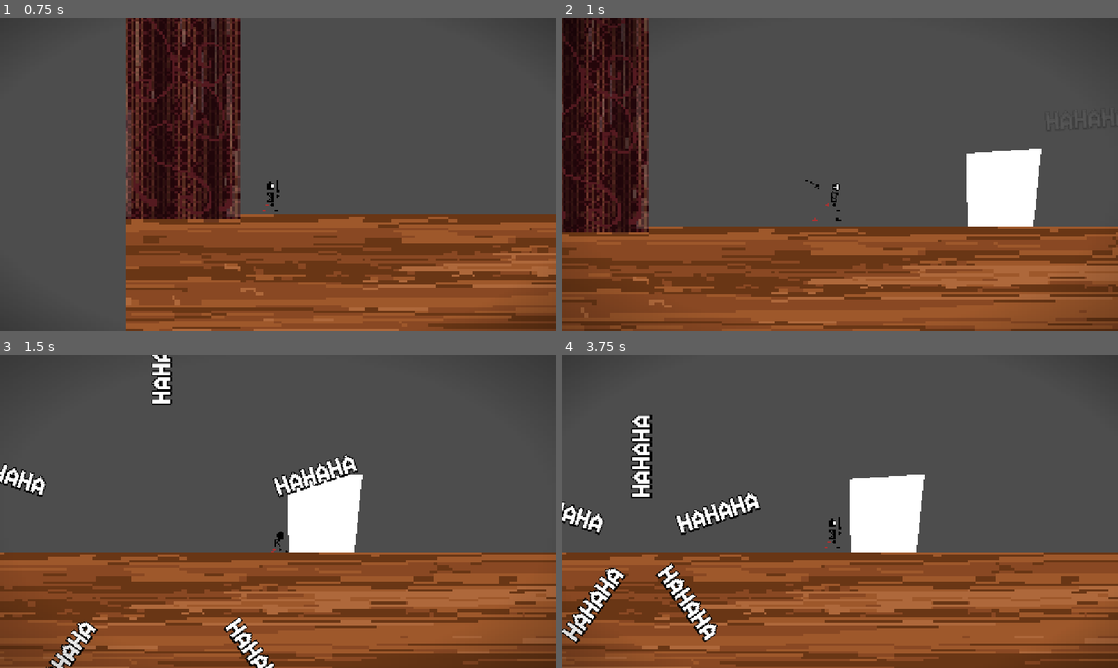
Above: before the commit, frames 1-4 (two rows, left to right).
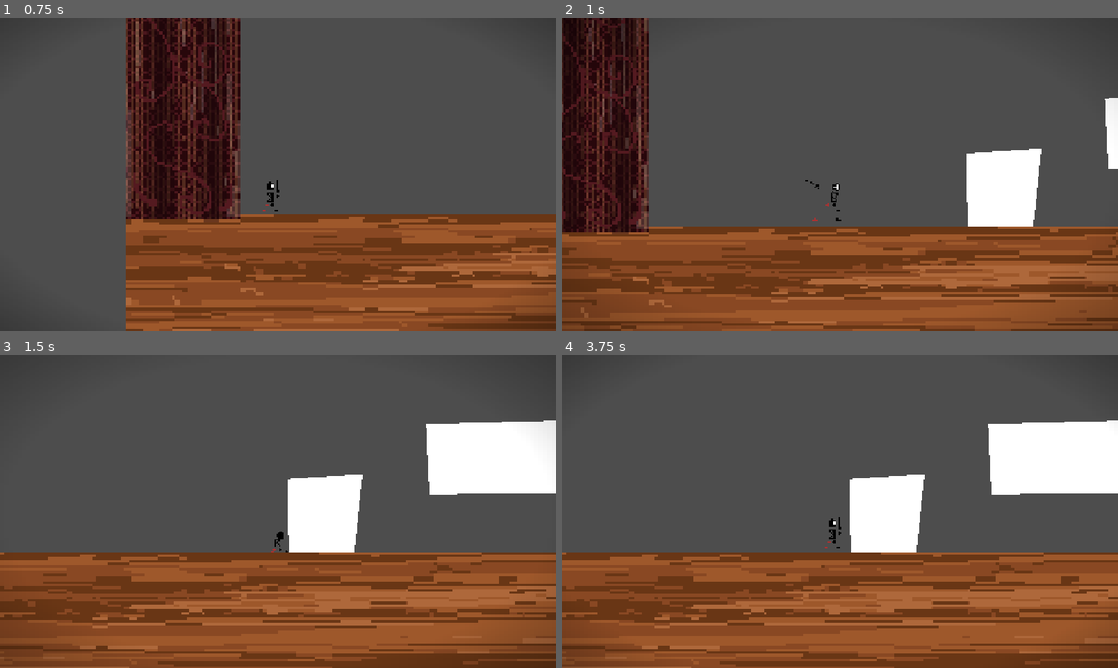
Above: after the commit, the same moments.

Repository: Jeremy-81/GamaBanda
Game: Godot game, scene res://scenes/levels/backstage_1/backstage_1.tscn
Two runs of this game, one before a commit and one after it. Both use one fixed random seed, a clock stepped at 60 frames per second and the inputs below. This scene is started directly instead of the project's main scene. The engine's default icon, where the game draws it, is replaced by a stand-in: a white triangle on a blue panel in a dark square.
Inputs (mouse positions are in pixels of both pictures, inside the frame that each line leads up to):
- Up to frame 1 (0.75 s): move the mouse to (400, 158) at 0.52 s; hold D (go_right) from 0.53 s (still down); click (400, 158) at 0.6 s
- Up to frame 2 (1 s): keep holding D (go_right); tap Space (jump) at 0.77 s; tap Shift (dash) at 0.8 s
- Up to frame 3 (1.5 s): keep holding D (go_right); move the mouse to (166, 527) at 1.27 s; tap Shift (dash) at 1.35 s
- Up to frame 4 (3.75 s): tap Space (jump) at 1.52, 3.02 s; click (728, 527) at 1.55 s; move the mouse to (895, 442) at 2.02 s; release D (go_right) at 2.03 s; hold A (go_left) 2.03-2.78 s; click (895, 442) at 2.1 s; tap Shift (dash) at 2.3, 2.85 s; move the mouse to (812, 574) at 2.77 s; hold D (go_right) from 2.78 s (still down); click (812, 574) at 3.05 s; move the mouse to (1006, 558) at 3.52 s; click (1006, 558) at 3.6 s

Frame 1 is identical in both runs. In frame 2, 0.5% of the frame differs, in the area x 97-100%, y 25-49%; in frame 3, 8.0%; in frame 4, 9.0%, in the area x 0-100%, y 18-93%.

Commit message:
Added small dash tutorial

Diff:
--- a/scenes/levels/backstage_1/backstage_1.gd
+++ b/scenes/levels/backstage_1/backstage_1.gd
@@ -1,4 +1,9 @@
 extends Node
+
+enum TUTORIAL_TYPE {NONE, DASH};
+
+var current_tutorial : TUTORIAL_TYPE = TUTORIAL_TYPE.NONE;
+var dash_tween : Tween = null;
 
 func _ready():
 	$Player/CameraTransform.remote_path = $Camera2D.get_path();
@@ -12,22 +17,65 @@
 		pass;
 	pass;
 
+func _process(_delta):
+	if current_tutorial == TUTORIAL_TYPE.DASH:
+		if Input.is_action_just_pressed("dash"):
+			end_dash_tutorial();
+	pass;
+
 func _laught_circle_attack():
 	var laught_scene := preload("res://scenes/boss_attacks/laugh_attack/laugh_attack.tscn");
-	var attack_direction = Vector2.UP * 800.0;
+	var attack_direction = Vector2.UP * 600.0;
 
-	for i in range(5):
+	for i in range(3):
 		var laught = laught_scene.instantiate();
 
 		laught.position = $Player.global_position + attack_direction.rotated(TAU / 5.0 * i);
 		laught.objective = $Player;
-		laught.lifetime = 800.0 / laught.speed * 1.5;
+		laught.lifetime = 600.0 / laught.speed * 1.5;
 
 		add_child(laught);
 
 	pass;
 
+func spawn_hand():
+	var hand_scene := preload("res://scenes/boss_attacks/hand_fall_attack/hand_fall_attack.tscn");
+	var hand = hand_scene.instantiate();
+	hand.position.x = $Player.global_position.x;
+	hand.position.y = $Player.global_position.y - 700.0;
+	hand.fall_speed = 3200.0;
+	add_child(hand);
+	pass;
+
+func spawn_dash_tutorial():
+	current_tutorial = TUTORIAL_TYPE.DASH;
+	dash_tween = create_tween();
+
+	dash_tween.tween_callback(
+		func():
+			spawn_hand();
+			Engine.time_scale = 0.1;
+			$CanvasLayer/ExtraGUI/DashTutorialLabel.show();
+	);
+	dash_tween.tween_interval(0.4);
+	dash_tween.tween_callback(
+		func():
+			Engine.time_scale = 1.0;
+	);
+
+	dash_tween.play();
+	pass;
+
+func end_dash_tutorial():
+	dash_tween.kill();
+	Engine.time_scale = 1.0;
+	$CanvasLayer/ExtraGUI/DashTutorialLabel.hide();
+	pass;
 
 func _on_hand_fall_timer_timeout():
-	_laught_circle_attack();
 	pass;
+
+func _on_dash_tutorial_area_area_entered(_area):
+	spawn_dash_tutorial();
+	$DashTutorialArea.queue_free();
+	pass;
--- a/scenes/levels/backstage_1/backstage_1.tscn
+++ b/scenes/levels/backstage_1/backstage_1.tscn
@@ -43,6 +43,12 @@
 &"frame_blink": SubResource("Animation_xf48k")
 }
 
+[sub_resource type="RectangleShape2D" id="RectangleShape2D_rlj65"]
+size = Vector2(326, 61)
+
+[sub_resource type="LabelSettings" id="LabelSettings_rlj65"]
+font_size = 60
+
 [node name="Backstage1" type="Node" unique_id=192916966]
 script = ExtResource("1_ebnwq")
 
@@ -61,6 +67,10 @@
 
 [node name="Polygon2D2" type="Polygon2D" parent="StaticPlatforms" unique_id=1145942782]
 polygon = PackedVector2Array(-1234, 327, -1004, 313, -1032, 589, -1229, 585)
+
+[node name="Polygon2D3" type="Polygon2D" parent="StaticPlatforms" unique_id=761101750]
+position = Vector2(-74, 221)
+polygon = PackedVector2Array(-734, -62, -725, 154, -201, 149, -201, -76)
 
 [node name="Back" type="Parallax2D" parent="." unique_id=1750456039]
 metadata/_edit_lock_ = true
@@ -88,6 +98,43 @@
 libraries/ = SubResource("AnimationLibrary_pt1xq")
 
 [node name="HandFallTimer" type="Timer" parent="." unique_id=8882749]
+wait_time = 2.0
+one_shot = true
 autostart = true
 
+[node name="DashTutorialArea" type="Area2D" parent="." unique_id=1039336202]
+position = Vector2(-542, 69)
+collision_layer = 2
+collision_mask = 2
+
+[node name="CollisionShape2D" type="CollisionShape2D" parent="DashTutorialArea" unique_id=934572968]
+position = Vector2(13, 69.5)
+shape = SubResource("RectangleShape2D_rlj65")
+
+[node name="CanvasLayer" type="CanvasLayer" parent="." unique_id=1581637307]
+
+[node name="ExtraGUI" type="Control" parent="CanvasLayer" unique_id=1195161210]
+layout_mode = 3
+anchors_preset = 15
+anchor_right = 1.0
+anchor_bottom = 1.0
+grow_horizontal = 2
+grow_vertical = 2
+
+[node name="DashTutorialLabel" type="Label" parent="CanvasLayer/ExtraGUI" unique_id=1741047891]
+visible = false
+layout_mode = 1
+anchors_preset = -1
+anchor_left = 0.3
+anchor_top = 0.2
+anchor_right = 0.7
+anchor_bottom = 0.2
+grow_horizontal = 2
+grow_vertical = 2
+text = "Dash with SHIFT"
+label_settings = SubResource("LabelSettings_rlj65")
+horizontal_alignment = 1
+vertical_alignment = 1
+
 [connection signal="timeout" from="HandFallTimer" to="." method="_on_hand_fall_timer_timeout"]
+[connection signal="area_entered" from="DashTutorialArea" to="." method="_on_dash_tutorial_area_area_entered"]
Binary file added: assets/level/box.png
Not shown, added: assets/level/box.png.import
Binary file added: assets/level/cloud.png
Not shown, added: assets/level/cloud.png.import
Binary file added: assets/level/stairs.png
Not shown, added: assets/level/stairs.png.import
